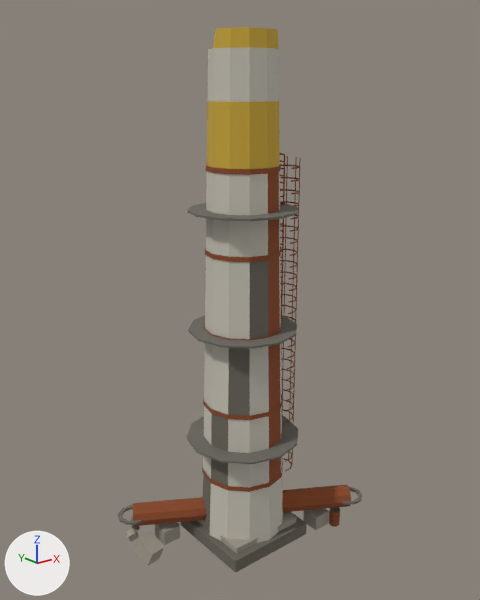
Renders of the FBX model pirate-crew/Assets/Art/Models/WorldKit/ChemPlant/ChemPlant_Stack.fbx from each side of a commit.
Camera for both pictures: a 50 mm camera at (-20.0, -24.7, 23.4) aimed at (0.1, 0.4, 13.3). The axes (+X, +Y, +Z) are drawn at lower left. The lights are the same throughout. The first picture is the older version. Vertices at exactly the same position are counted once.

In view in the first picture: 'ChemPlant_Stack'.
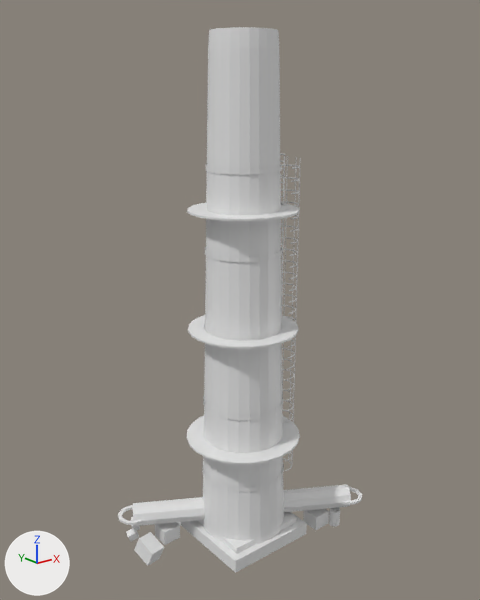
The change in detail:
Material 'Kit_ConcreteDark' (mat_kit_concretedark) changes colour from dark grey #6b665c to white #e7e7e7; in linear values from (0.147, 0.133, 0.107) to (0.8, 0.8, 0.8).
Material 'Kit_ConcreteLight' (mat_kit_concretelight) changes colour from light grey #c6c1b4 to white #e7e7e7; in linear values from (0.565, 0.533, 0.456) to (0.8, 0.8, 0.8).
Material 'Kit_ConcreteMid' (mat_kit_concretemid) changes colour from grey #9e988a to white #e7e7e7; in linear values from (0.342, 0.314, 0.254) to (0.8, 0.8, 0.8).
Material 'Kit_Iron' (mat_kit_iron) changes colour from dark grey #6e6a63 to white #e7e7e7; in linear values from (0.156, 0.144, 0.125) to (0.8, 0.8, 0.8).
Material 'Kit_PaintYellow' (mat_kit_paintyellow) changes colour from yellow #c9a63c to white #e7e7e7; in linear values from (0.584, 0.381, 0.0452) to (0.8, 0.8, 0.8).
Material 'Kit_Rust' (mat_kit_rust) changes colour from brown #8c4a28 to white #e7e7e7; in linear values from (0.262, 0.0685, 0.0212) to (0.8, 0.8, 0.8).
In material 'Kit_Rust' (mat_kit_rust), roughness goes from 1.0 to 0.4.
me_chemplant_stack is used by ob_chemplant_stack; location (0.0, 0.0, 0.0).
me_chemplant_stack had 2383 vertices, 2025 faces and spanned x -6.0..6.0, y -3.8..4.4, z -0.5..26.0.
me_chemplant_stack now has 2767 vertices, 2337 faces and spans x -6.0..6.0, y -3.8..4.4, z -0.5..26.0.
me_chemplant_stack part 1: 1 vertex removed from x -1.3, y 0.8, z 24.5; 385 vertices added at x -2.9..2.9, y -2.9..2.9, z 0.7..26.0.

Location of each change, [x1, y1, x2, y2] in pixels of the pictures (480 x 600 px):
'ChemPlant_Stack', recoloured, surface changed, reshaped (grey to white): [118, 27, 362, 573] in both
part 1 of me_chemplant_stack, built on (mostly hidden before): before [212, 31, 216, 49]; after [187, 27, 300, 544]
